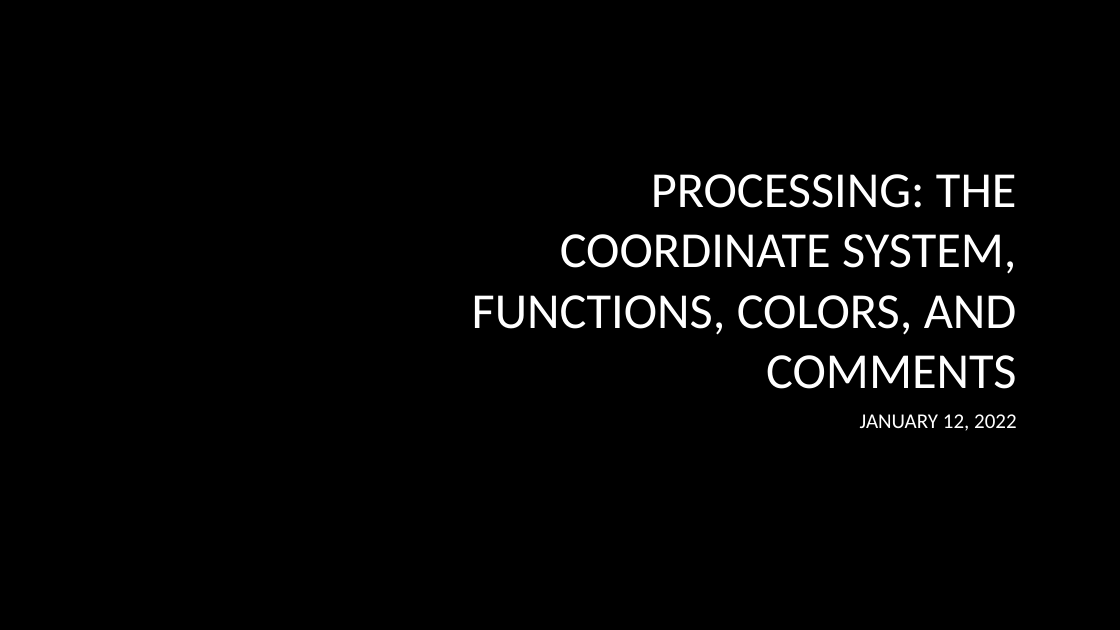
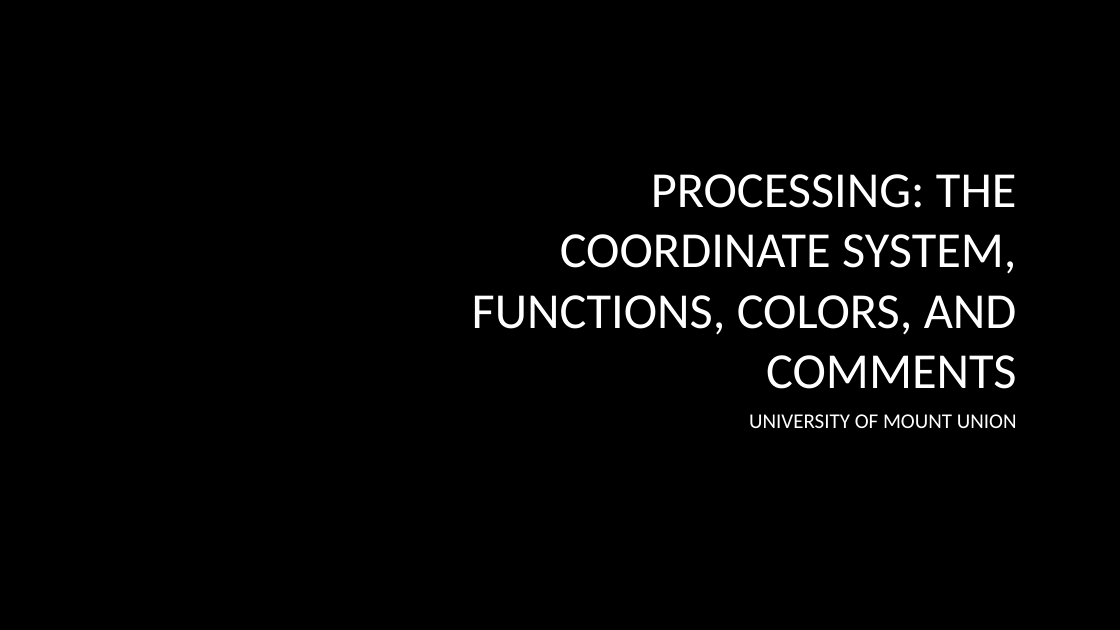
Before and after one commit to cs-courses-mountunion/CSC108Fall2022, a slide deck: slide 1 of lecnotes/lecture02.pptx. Drawn at 1120x630 pixels with LibreOffice and Linux fonts; fonts in the diff are those of the drawing; background and template pictures are left out. Boxes give left, top, right and bottom in pixels: in the first picture for what was removed or moved away, otherwise in the second. Text is boxed around its words. In the diff, an @@ line names an element or a change of style, - is before the commit and + after.

```diff
--- a/lecnotes/lecture02.pptx
+++ b/lecnotes/lecture02.pptx
@@ subtitle at [749, 414, 1017, 428]: text changed @@
-JANUARY 12, 2022
+UNIVERSITY OF MOUNT UNION
```
Also in this commit, not shown: 12 other files.
